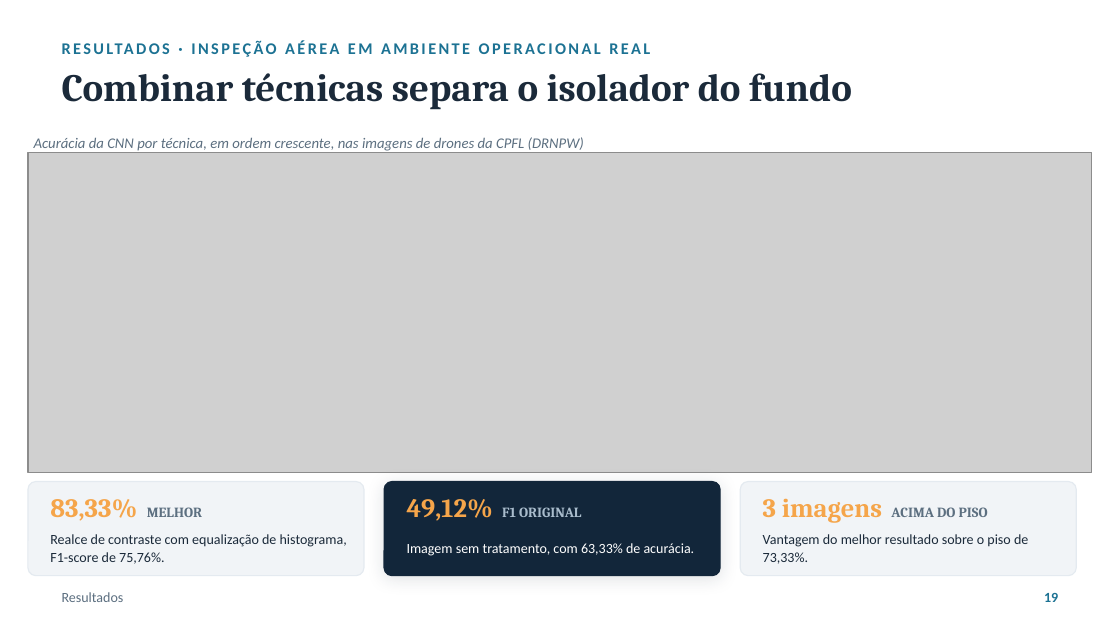
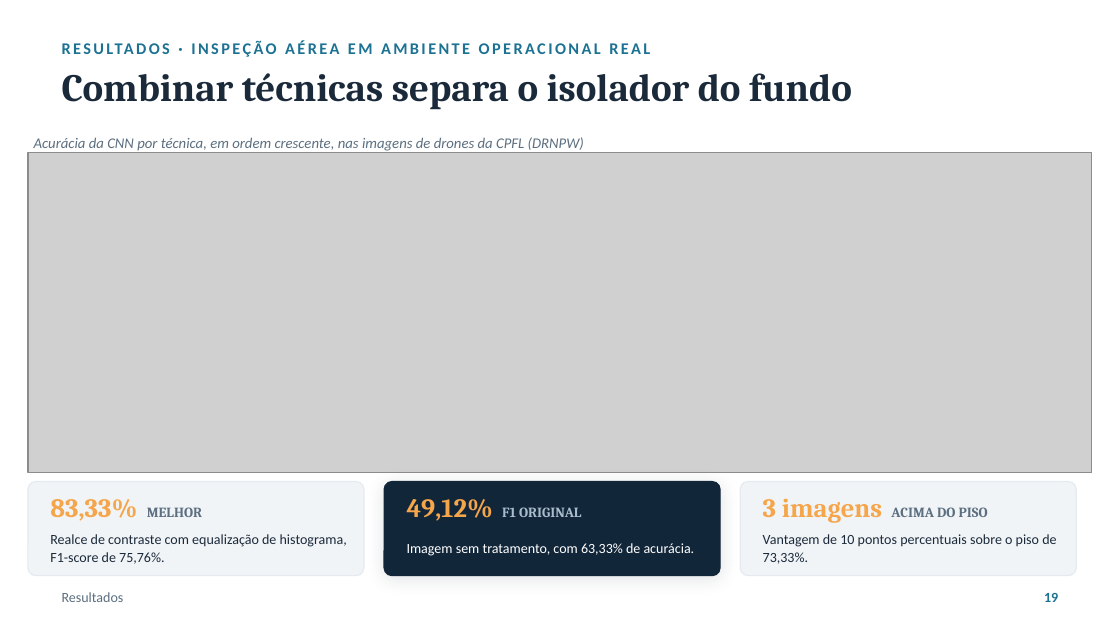
Before and after one commit to luanws/masters-thesis, a slide deck: slide 19 of presentation/defesa.pptx. Drawn at 1120x630 pixels with LibreOffice and Linux fonts; fonts in the diff are those of the drawing; grey boxes stand for pictures. Boxes give left, top, right and bottom in pixels: in the first picture for what was removed or moved away, otherwise in the second. Text is boxed around its words. In the diff, an @@ line names an element or a change of style, - is before the commit and + after.

```diff
--- a/presentation/defesa.pptx
+++ b/presentation/defesa.pptx
@@ text at (x1=763, y1=534, x2=1056, y2=564): text changed @@
-Vantagem do melhor resultado sobre o piso de 73,33%.
+Vantagem de 10 pontos percentuais sobre o piso de 73,33%.
```
Also in this commit, not shown: 2 other slides changed, 5 other files.
